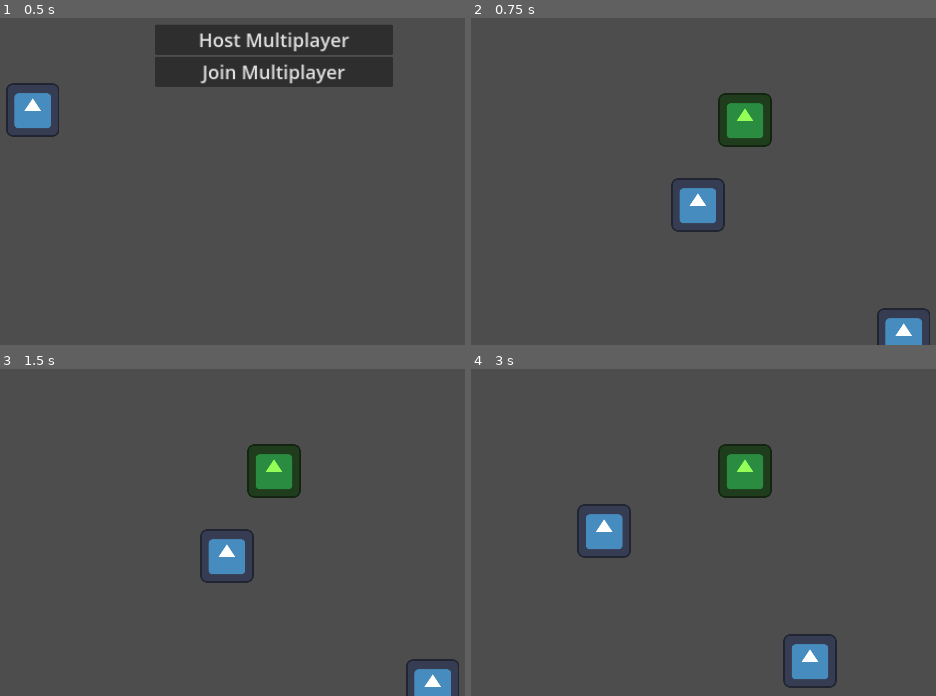
Above: before the commit, frames 1-4 (two rows, left to right).
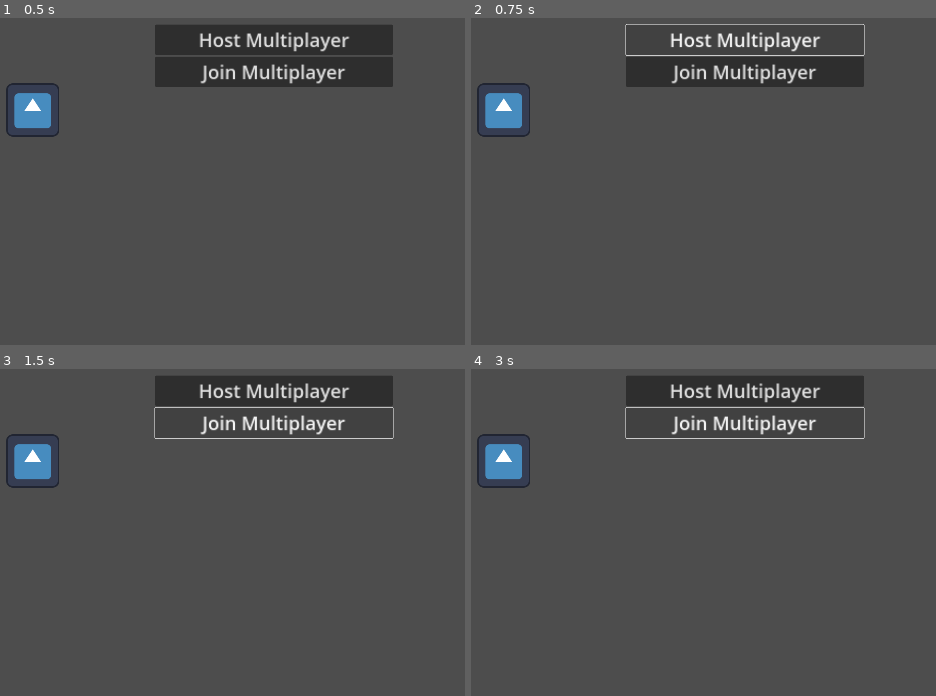
Above: after the commit, the same moments.

Repository: SiTOTG/TestMultiplayerVSC
Game: Godot game, scene res://level.tscn
Same seed, same stepped clock (60 frames per second), same inputs: the game is played once before the commit and once after it. The engine's default icon, where the game draws it, is replaced by a stand-in: a white triangle on a blue panel in a dark square.
Inputs (mouse positions are in pixels of both pictures, inside the frame that each line leads up to):
- Up to frame 1 (0.5 s): no input
- Up to frame 2 (0.75 s): click "Host Multiplayer" at 0.5 s
- Up to frame 3 (1.5 s): click (274, 421) at 1.25 s, where only the run after the commit has a clickable "Join Multiplayer"
- Up to frame 4 (3 s): hold Right (ui_right) 2.03-2.78 s; hold Down (ui_down) from 2.78 s (still down)

Frame 1 is identical in both runs. In frame 2, 10% of the frame differs, in the area x 1-99%, y 1-100%; in frame 3, 10%; in frame 4, 11%, in the area x 1-85%, y 2-98%.
Error after the commit: Parse Error: Identifier "any_peer" not declared in the current scope. (res://scripts/level.gd:42)

Commit message:
Add simple replication for players

Diff:
--- a/level.tscn
+++ b/level.tscn
@@ -41,7 +41,6 @@
 metadata/_edit_lock_ = true
 
 [node name="MenuButtons" type="VBoxContainer" parent="CanvasLayer/MainMenu"]
-layout_mode = 1
 anchors_preset = 8
 anchor_left = 0.5
 anchor_top = 0.5
@@ -55,7 +54,6 @@
 grow_vertical = 2
 
 [node name="HostButton" type="Button" parent="CanvasLayer/MainMenu/MenuButtons"]
-layout_mode = 2
 offset_right = 570.0
 offset_bottom = 71.0
 theme_override_font_sizes/font_size = 45
@@ -63,7 +61,6 @@
 text = "Host Multiplayer"
 
 [node name="JoinButton" type="Button" parent="CanvasLayer/MainMenu/MenuButtons"]
-layout_mode = 2
 offset_top = 75.0
 offset_right = 570.0
 offset_bottom = 146.0
@@ -71,5 +68,10 @@
 shortcut = SubResource("Shortcut_7sx4c")
 text = "Join Multiplayer"
 
+[node name="MultiplayerSpawner" type="MultiplayerSpawner" parent="."]
+_spawnable_scenes = PackedStringArray("res://scenes/player.tscn")
+spawn_path = NodePath("../Players")
+
 [connection signal="pressed" from="CanvasLayer/MainMenu/MenuButtons/HostButton" to="." method="_on_host_button_pressed"]
 [connection signal="pressed" from="CanvasLayer/MainMenu/MenuButtons/JoinButton" to="." method="_on_join_button_pressed"]
+[connection signal="spawned" from="MultiplayerSpawner" to="." method="_on_multiplayer_spawner_spawned"]
--- a/scenes/player.tscn
+++ b/scenes/player.tscn
@@ -1,10 +1,15 @@
-[gd_scene load_steps=4 format=3 uid="uid://diiqy118por32"]
+[gd_scene load_steps=5 format=3 uid="uid://diiqy118por32"]
 
 [ext_resource type="Script" path="res://scripts/player.gd" id="1_qf28s"]
 [ext_resource type="Texture2D" uid="uid://du81654elapyi" path="res://icon.svg" id="2_qi44k"]
 
 [sub_resource type="RectangleShape2D" id="RectangleShape2D_o41xk"]
 size = Vector2(126, 126)
+
+[sub_resource type="SceneReplicationConfig" id="SceneReplicationConfig_wm4s4"]
+properties/0/path = NodePath(".:position")
+properties/0/spawn = true
+properties/0/sync = true
 
 [node name="player" type="CharacterBody2D"]
 motion_mode = 1
@@ -20,3 +25,6 @@
 [node name="Camera2D" type="Camera2D" parent="."]
 current = true
 limit_smoothed = true
+
+[node name="MultiplayerSynchronizer" type="MultiplayerSynchronizer" parent="."]
+replication_config = SubResource("SceneReplicationConfig_wm4s4")
--- a/scripts/level.gd
+++ b/scripts/level.gd
@@ -25,8 +25,8 @@
 		func(id):
 			print(id, " connected to the server")
 	)
-	spawn_player()
 
+	do_spawn_player("Player_1", 1)
 
 func start_as_client():
 	$CanvasLayer/MainMenu.visible = false
@@ -36,12 +36,18 @@
 	enet.connection_succeeded.connect(
 		func():
 			print("Successfully connected to server")
+			rpc_id(1, "spawn_player")
 	)
-	spawn_player()
 
+@rpc(any_peer, reliable)
+func spawn_player():
+	var id = multiplayer.get_remote_sender_id()
+	var pname = StringName("Player_" + str(id))
+	do_spawn_player(pname, id)
 
-func spawn_player():
+func do_spawn_player(pname: StringName, id: int):
 	var player = Player.instantiate()
+	player.name = StringName(pname)
 	players.add_child(player)
 
 func _on_host_button_pressed():
@@ -50,3 +56,7 @@
 
 func _on_join_button_pressed():
 	start_as_client()
+
+
+func _on_multiplayer_spawner_spawned(node):
+	print("Spawned new node...")
